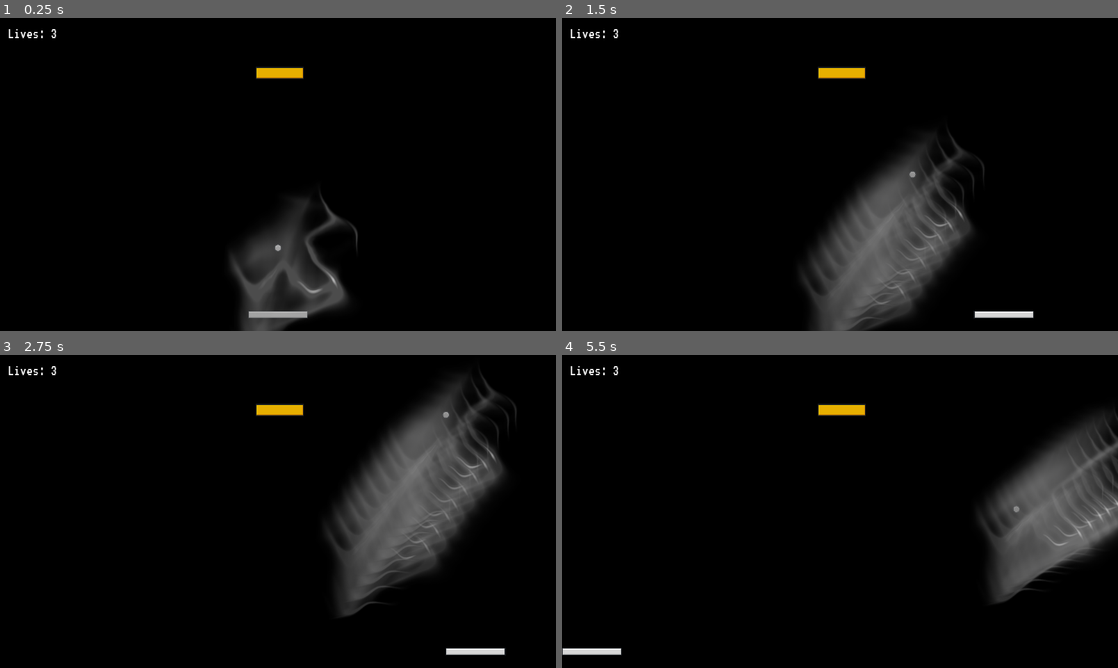
Above: before the commit, frames 1-4 (two rows, left to right).
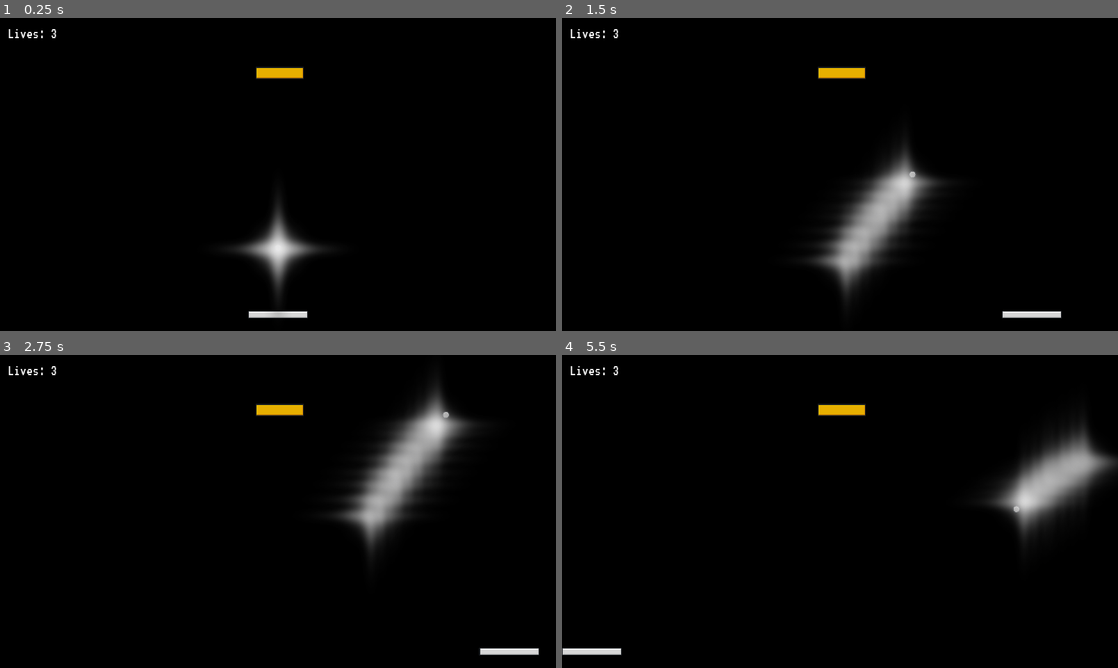
Above: after the commit, the same moments.

Repository: jahernandez16/BrickBreaker
Game: Godot game, scene res://Scenes/main.tscn
Two runs of this game, one before a commit and one after it. Both use one fixed random seed, a clock stepped at 60 frames per second and the inputs below.
Inputs:
- Up to frame 1 (0.25 s): no input
- Up to frame 2 (1.5 s): hold D (right) 0.53-1.28 s; hold A (left) from 1.28 s (still down)
- Up to frame 3 (2.75 s): release A (left) at 2.03 s; hold D (right) from 2.03 s (still down)
- Up to frame 4 (5.5 s): release D (right) at 3.53 s; hold A (left) from 3.53 s (still down)

The runs differ from the first frame. In frame 1, 4.7% of the frame differs, in the area x 41-65%, y 56-100%; in frame 2, 9.4%; in frame 3, 11%, in the area x 58-97%, y 6-96%; in frame 4, 7.7%.

Commit message:
particle change
changed the flame particle to a star

Diff:
--- a/Scenes/main.tscn
+++ b/Scenes/main.tscn
@@ -28,8 +28,6 @@
 ui = NodePath("../UI")
 
 [node name="flame" parent="Ball" instance=ExtResource("4_on3u7")]
-scale = Vector2(0.5, 0.5)
-amount = 8
 trail_lifetime = 0.1
 
 [node name="Walls" type="Node" parent="."]
--- a/Scripts/paddle.gd
+++ b/Scripts/paddle.gd
@@ -7,7 +7,7 @@
 var half_paddle_width: float
 var is_ball_started = false
 
-@export var speed = 600
+@export var speed = 700
 @export var camera: Camera2D
 
 @onready var ball = $"../Ball" as Ball
--- a/flame.tscn
+++ b/flame.tscn
@@ -1,6 +1,6 @@
 [gd_scene load_steps=3 format=3 uid="uid://df4g6hwkgijth"]
 
-[ext_resource type="Texture2D" uid="uid://c4lwb85qi1i36" path="res://Assets/flame_03.png" id="1_offwq"]
+[ext_resource type="Texture2D" uid="uid://plhsumn8bqh3" path="res://Assets/star_04.png" id="1_0so6h"]
 
 [sub_resource type="ParticleProcessMaterial" id="ParticleProcessMaterial_45568"]
 particle_flag_disable_z = true
@@ -9,6 +9,8 @@
 orbit_velocity_max = 0.0
 
 [node name="flame" type="GPUParticles2D"]
-amount = 1
+scale = Vector2(5, 5)
+skew = 0.364774
 process_material = SubResource("ParticleProcessMaterial_45568")
-texture = ExtResource("1_offwq")
+texture = ExtResource("1_0so6h")
+collision_base_size = 0.0
Binary file added: Assets/star_04.png
Not shown, added: Assets/star_04.png.import
Binary file added: Assets/trace_02.png
Not shown, added: Assets/trace_02.png.import
